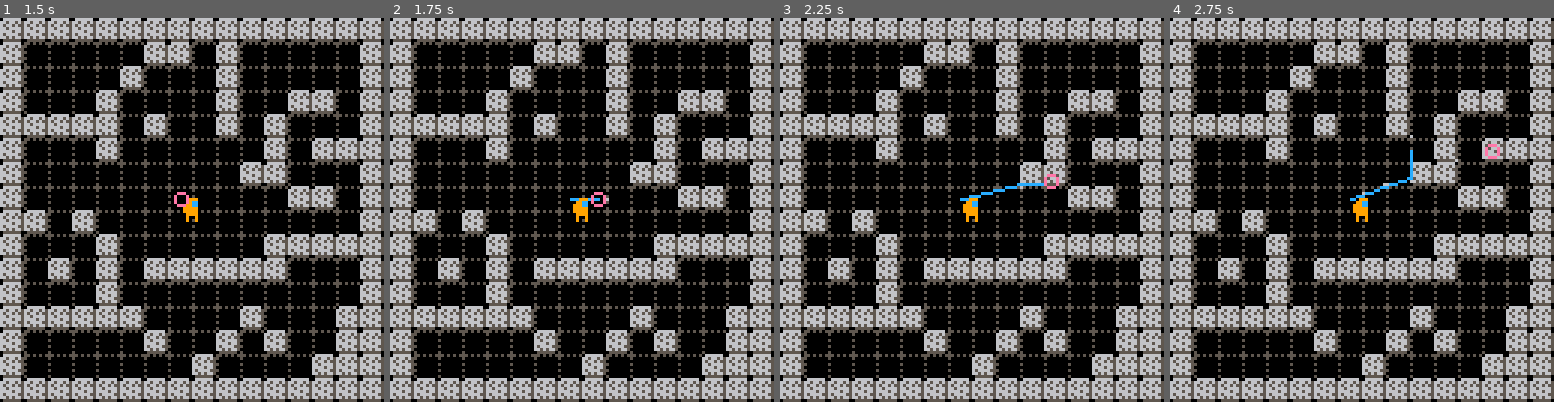
Above: before the commit, frames 1-4 (left to right).
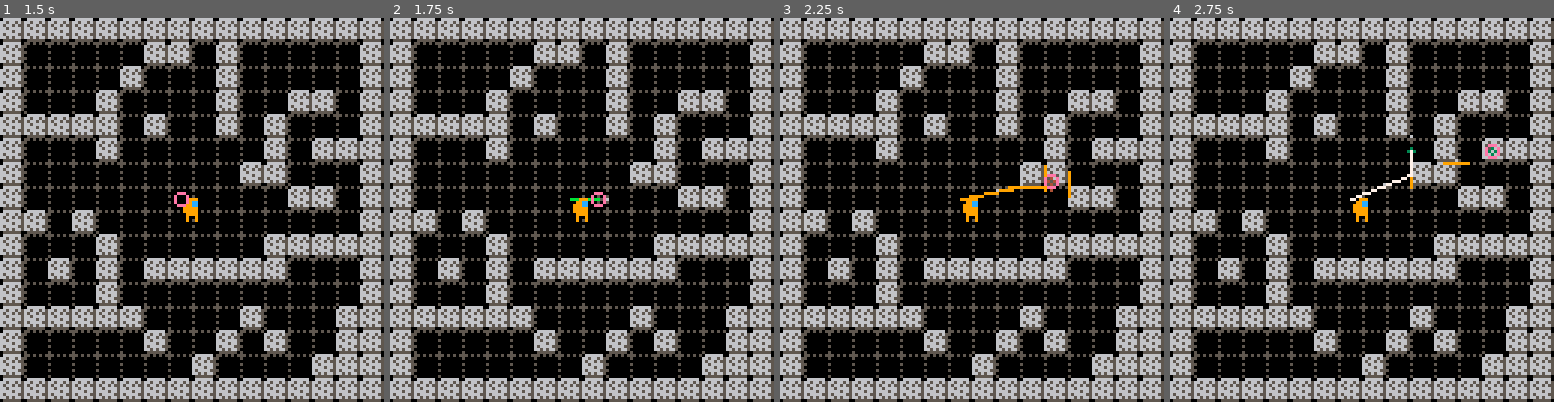
Above: after the commit, the same moments.

Repository: Cryowatt/Picowatt
Game: PICO-8 cartridge game.p8
Two runs of this game, one before a commit and one after it. Both use one fixed random seed, a clock stepped at 60 frames per second and the inputs below.
Inputs:
- Up to frame 1 (1.5 s): no input
- Up to frame 2 (1.75 s): hold Right from 1.6 s (still down)
- Up to frame 3 (2.25 s): release Right at 2.1 s; hold Up from 2.15 s (still down)
- Up to frame 4 (2.75 s): release Up at 2.42 s; hold Right from 2.47 s (still down)

Frame 1 is identical in both runs. In frame 2, less than 0.1% of the frame differs, in the area x 46-56%, y 46-49%; in frame 3, 0.4%, in the area x 46-76%, y 38-48%; in frame 4, 0.4%.

Commit message:
More coffe-time physics tweeks

Diff:
--- a/player.lua
+++ b/player.lua
@@ -85,8 +85,9 @@
 	local y = v.point.y
 	local dx = v.magnitude.x
 	local dy = v.magnitude.y
+	local hhit = v.point + v.magnitude
 	local vhit = v.point + v.magnitude
-	local hhit = v.point + v.magnitude
+	circ(vhit.x, vhit.y, 1, time() * 30)
 	-- distanceH = length
 	-- distanceV = length
 	local hx = x + dx
@@ -112,7 +113,7 @@
 				-- distanceH = sqrt(hx * hx + hy * hy)
 				-- circfill(x, y, 1, 8)
 				-- line(x, y, rx, ry, 9)
-				printh("p:"..x..","..y.." mp:"..shr(x, 3)..","..shr(y, 3))
+				printh("p:" .. x .. "," .. y .. " mp:" .. shr(x, 3) .. "," .. shr(y, 3))
 				return point.new(x, y)
 			else
 				x += ray.magnitude.x
@@ -126,55 +127,62 @@
 
 	--Check Horizontal Lines
 	if angle ~= 0.0 and angle ~= 0.5 then
-		atan = -1 / (sin(angle) / cos(angle))
+		local atan = -1 / (sin(angle) / cos(angle))
+
+		local function horzontal_check(correction, direction)
+			local ry = truncate(y, 3) + correction
+			local yo = 8 * direction
+			local ray = vector.new(
+				point.new((y - ry) * atan + x, ry),
+				point.new(-yo * atan, yo)
+			)
+			-- hhit.y -= sgn(yo)
+			local hit = cast(ray, v.magnitude)
+			if hit ~= nil then
+				hit.y -= direction
+				printh("Horizontal HIT!" .. tostr(hit) .. "|" .. hit:length())
+				line(hit.x - 4, hit.y, hit.x + 4, hit.y, 9)
+				return hit
+			end
+		end
+
 		if angle < 0.5 then
 			-- up
-			ry = truncate(y, 3) - 0.0001
-			yo = -8
-			-- xo = -yo * atan
-
+			hhit = horzontal_check(-0.0001, -1) or v.point + v.magnitude
 		elseif angle > 0.5 then
 			-- down
-			ry = truncate(y, 3) + 8
-			yo = 8
-			-- xo = -yo * atan
-		end
-		local ray = vector.new(
-			point.new((y - ry) * atan + x, ry),
-			point.new(-yo * atan, yo)
-		)
-
-		hhit = cast(ray, v.magnitude) or hhit
-		printh("Horizontal HIT!" .. tostr(hhit) .. "|" .. hhit:length())
-		-- circ(hhit.x, hhit.y, 3, 9)
+			hhit = horzontal_check(8, 1) or v.point + v.magnitude
+		end
 	end
 
 	--Check Vertical Lines
 	if angle ~= 0.25 and angle ~= 0.75 then
-		local rx
-		ntan = -sin(angle) / cos(angle)
+		local ntan = -sin(angle) / cos(angle)
+
+		local function vertical_check(correction, direction)
+			rx = truncate(x, 3) + correction
+			xo = 8 * direction
+			local ray = vector.new(
+				point.new(rx, (x - rx) * ntan + y),
+				point.new(xo, -xo * ntan)
+			)
+			-- hhit.y -= sgn(yo)
+			local hit = cast(ray, v.magnitude)
+			if hit ~= nil then
+				hit.y -= direction
+				printh("Horizontal HIT!" .. tostr(hit) .. "|" .. hit:length())
+				line(hit.x, hit.y - 4, hit.x, hit.y + 4, 9)
+				return hit
+			end
+		end
+
 		if 0.25 < angle and angle < 0.75 then
-			--left
-			rx = truncate(x, 3) - 0.0001
-			-- ry = (x - rx) * ntan + y
-			xo = -8
-			-- yo = -xo * ntan
+			-- left
+			vhit = vertical_check(-0.0001, -1) or v.point + v.magnitude
 		elseif angle < 0.25 or angle > 0.75 then
 			-- right
-			rx = truncate(x, 3) + 8
-			-- ry = (x - rx) * ntan + y
-			xo = 8
-			-- yo = -xo * ntan
-		end
-
-		local ray = vector.new(
-			point.new(rx, (x - rx) * ntan + y),
-			point.new(xo, -xo * ntan)
-		)
-
-		vhit = cast(ray, v.magnitude) or vhit
-		printh("Vertical HIT!" .. tostr(vhit) .. "|" .. vhit:length())
-		-- circ(hhit.x, hhit.y, 3, 10)
+			vhit = vertical_check(8, 1) or v.point + v.magnitude
+		end
 	end
 
 	-- Move collision point to playerspace
@@ -294,18 +302,16 @@
 		local x = v.point.x
 		local y = v.point.y
 		local hit = raycast(v)
-		-- if hit ~= nil then
-		line(x, y, hit.point.x, hit.point.y, 12)
-		-- line(x, y, hit.magnitude.x, hit.magnitude.y, 13)
-		-- line(hit.point.x, hit.point.y, hit.point.x + hit.magnitude.x, hit.point.y + hit.magnitude.y, 11)
-		-- line(hit.point.x, hit.point.y, hit.point.x + hit.magnitude.x, hit.point.y + hit.magnitude.y, 11)
-		-- more momentum to burn, maybe
-		printh("HIT LOOP:"..tostr(hit))
-		v = hit
-		-- else
-		-- 	printh("WTF??")
-		-- 	break
-		-- end
+		if hit ~= nil then
+			line(x, y, hit.point.x, hit.point.y, time() * 60)
+			-- line(x, y, hit.magnitude.x, hit.magnitude.y, 13)
+			-- line(hit.point.x, hit.point.y, hit.point.x + hit.magnitude.x, hit.point.y + hit.magnitude.y, 11)
+			-- line(hit.point.x, hit.point.y, hit.point.x + hit.magnitude.x, hit.point.y + hit.magnitude.y, 11)
+			-- more momentum to burn, maybe
+			v = hit
+		else
+			break
+		end
 	end
 	-- end
 
